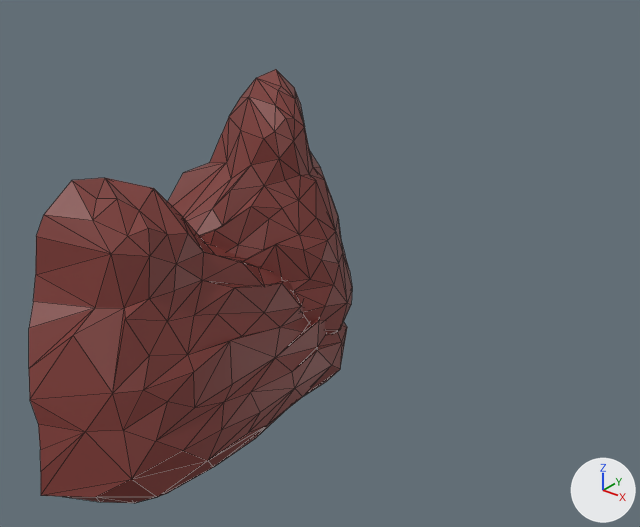
An edit to the glTF model src/assets/models/mountainShape1.glb, drawn before and after from the same camera.
Before and after are seen from a 50 mm camera at (167.0, -256.0, 256.0) aimed at (-62.0, 30.0, 79.0). The lights are fixed; the arrows at lower right show +X, +Y and +Z. Mesh edges are drawn as thin lines. Vertices at the same position are counted once.

Objects in the first picture: 'mountainShape1', 'mountainShape2'.
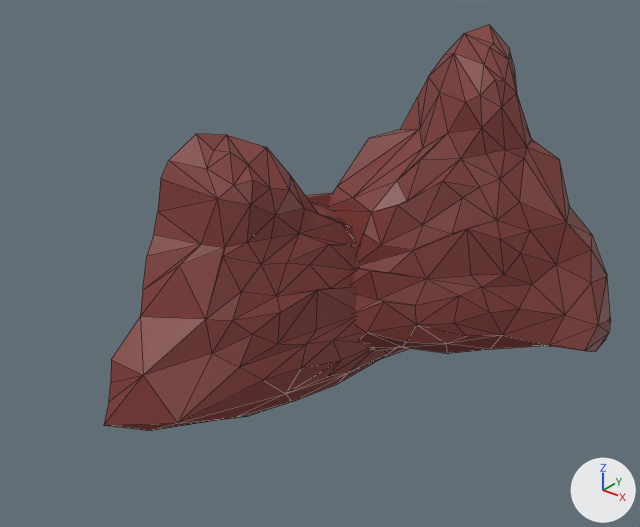
Boxes [x1, y1, x2, y2] around the edits, measured in the pictures (640 x 527 px; the box of a moved part takes in the faces that stretch with it):
'mountainShape1', reshaped, moved, turned
    before: [29, 178, 347, 503]
    after: [104, 134, 410, 431]
'mountainShape2', reshaped, moved, turned, rescaled
    before: [168, 69, 352, 334]
    after: [329, 24, 611, 354]
part 1 of me_cube, moved or reshaped
    before: [30, 393, 207, 503]
    after: [104, 317, 285, 431]
part 2 of me_cube_001, built on
    before: [294, 127, 352, 334]
    after: [491, 93, 611, 352]

What the commit changed:
me_cube has 122 vertices, 212 faces and spans x -25.3..3.8, y -1.2..1.3, z -2.6..52.4.
me_cube is used by ob_mountainshape1; location (-68.7, -8.6, 7.6); scale (2.29, 76.3, 2.29).
Before the commit, vertices of me_cube: 0 (-13.9, -1.1, -1.2) at pixel (62, 496), 1 (-14.3, -1.2, 6.3) at pixel (40, 471), 6 (-16.7, -1.1, 14.2) at pixel (38, 423), 36 (-13.9, -1.2, 1.9) at pixel (40, 495), 47 (-0.7, -0.9, 5.8) at pixel (131, 479).
Before the commit, vertices of me_cube: 48 (-15.3, -1.2, 10.0) at pixel (40, 449), 94 (-5.5, -1.1, 2.3) at pixel (95, 497), 98 (-8.5, -1.0, 14.0) at pixel (85, 431).
Part 1, on me_cube:
Vertices 0, 1, 6, 48, 94 of me_cube move by (0.0, -0.2, -2.3).
Vertices 36, 47, 98 of me_cube move by (0.6, -0.3, -2.3).
me_cube_001 is used by ob_mountainshape2; location (-91.1, 21.5, 29.9); rotation (0.0, -3.142, -0.565), in degrees (0, -180, -32); scale (-2.29, -47.9, -2.29).
me_cube_001 had 122 vertices, 212 faces and spanned x -25.3..3.8, y -1.2..1.3, z -2.6..52.4.
me_cube_001 now has 134 vertices, 236 faces and spans x -25.3..5.6, y -1.6..1.3, z -2.6..52.4.
Part 2, on me_cube_001:
13 vertices are removed from x -16.7..1.3, y -1.2..-0.8, z -1.5..21.0.
34 faces are deleted.
5 vertices move from x -20.0..-9.4, y -1.1..-0.7, z 18.8..33.5 to x -18.6..-8.0, y -1.3..-0.7, z 19.7..34.5.
25 vertices are added at x -14.6..5.6, y -1.6..-0.9, z -1.5..21.9.
58 new faces join them.
Object 'mountainShape1' (ob_mountainshape1) moves from (-68.7, -8.6, 7.6) to (-65.4, 51.2, 7.6).
Object 'mountainShape1' (ob_mountainshape1) turns from (0, 0, 0) to (0, 0, -15) degrees about x, y and z.
Object 'mountainShape2' (ob_mountainshape2) moves from (-91.1, 21.5, 29.9) to (-30.6, 89.7, 20.6).
Object 'mountainShape2' (ob_mountainshape2) turns from (0, -180, -32) to (0, -180, -46) degrees about x, y and z.
Object 'mountainShape2' (ob_mountainshape2) is rescaled from (-2.29, -47.9, -2.29) to (-2.8, -58.5, -2.8).
